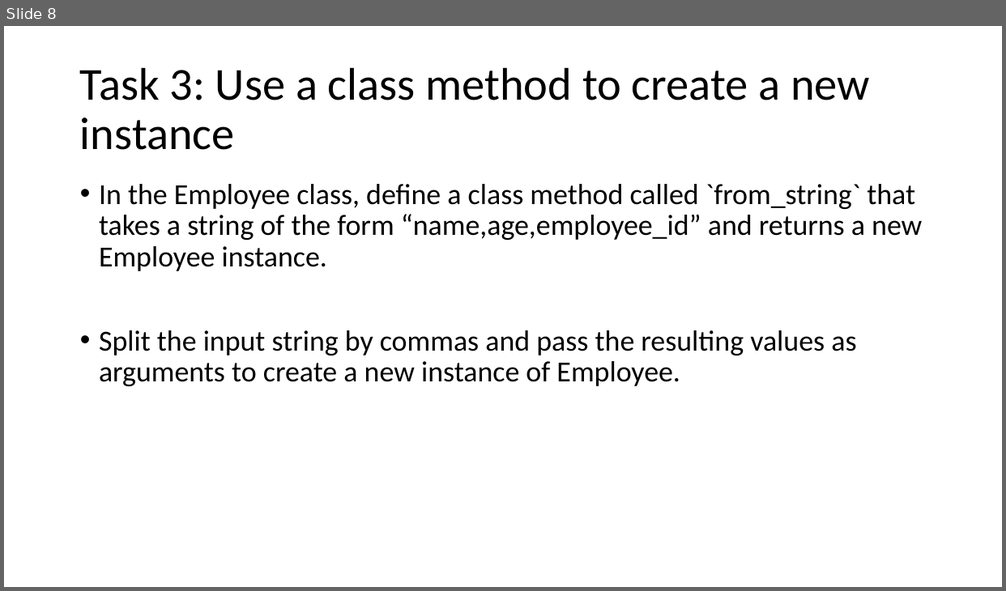
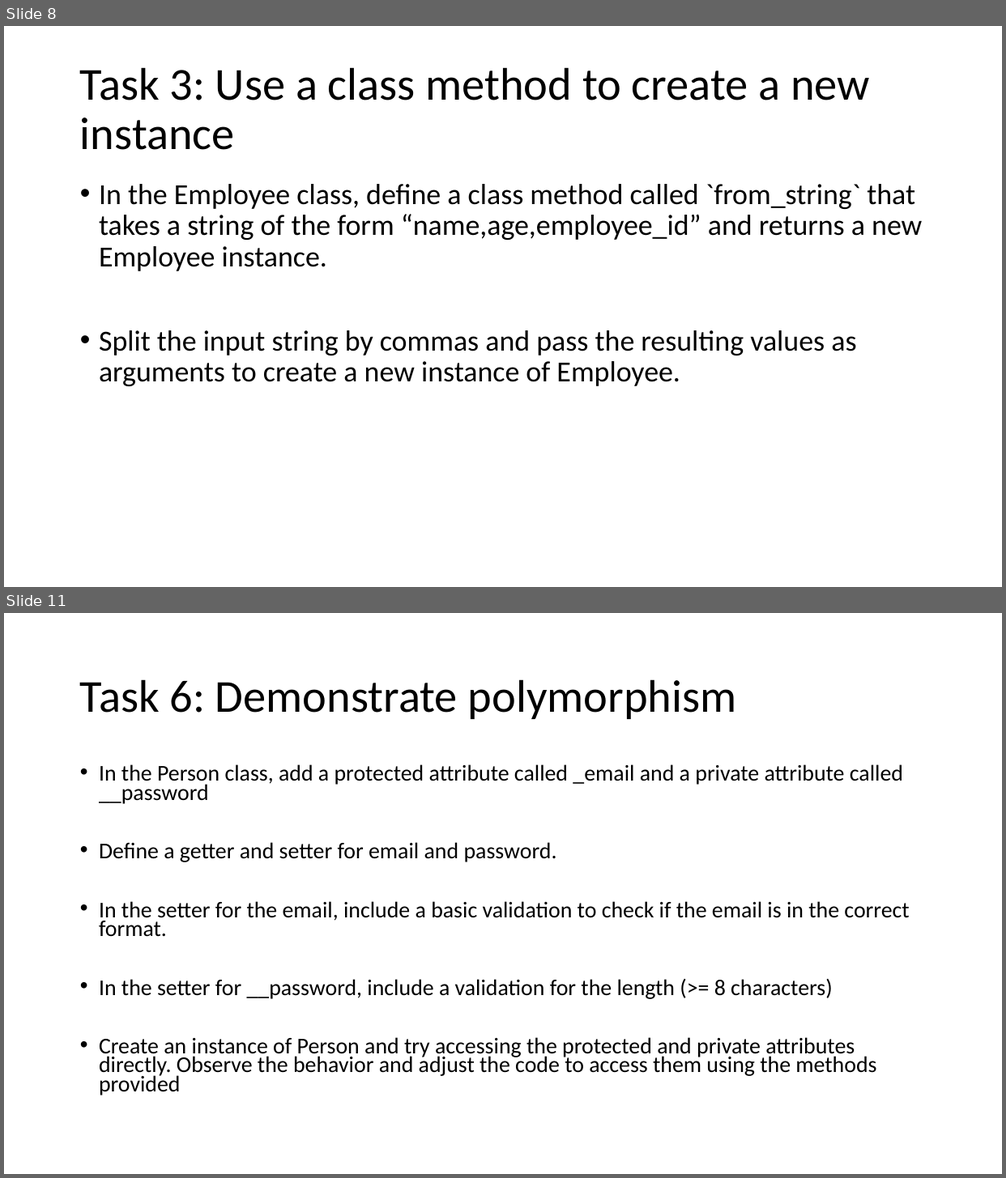
Before and after one commit to Nguh-Prince/Introduction-to-Flask-and-Django, a slide deck: Practical Exercise 1.pptx. Shown one above the other, each under a label of ours: slide 8 before the commit, slides 8 and 11 after it; the slides between them are not shown. The pictures are 1006x591 and 1006x1178 pixels, drawn with LibreOffice and Linux fonts; fonts in the diff are those of the drawing. Boxes give left, top, right and bottom in pixels: in the first picture for what was removed or moved away, otherwise in the second. Text is boxed around its words. In the diff, an @@ line names an element or a change of style, - is before the commit and + after.

```diff
--- a/Practical Exercise 1.pptx
+++ b/Practical Exercise 1.pptx
@@ slide 11 added at <box>4,613,1002,1174</box>, background #FFFFFF @@
@@ title added at <box>80,679,737,719</box>, 44 pt, text #000000 @@
+Task 6: Demonstrate polymorphism
@@ text added at <box>99,764,909,1096</box>, 21.7 pt, text #000000 @@
+• In the Person class, add a protected attribute called _email and a private attribute called __password
+• Define a getter and setter for email and password.
+• In the setter for the email, include a basic validation to check if the email is in the correct format.
+• In the setter for __password, include a validation for the length (>= 8 characters)
+• Create an instance of Person and try accessing the protected and private attributes directly. Observe the behavior and adjust the code to access them using the methods provided
```
Also in this commit, not shown: 1 slide changed, 2 other slides added, 1 other file.
